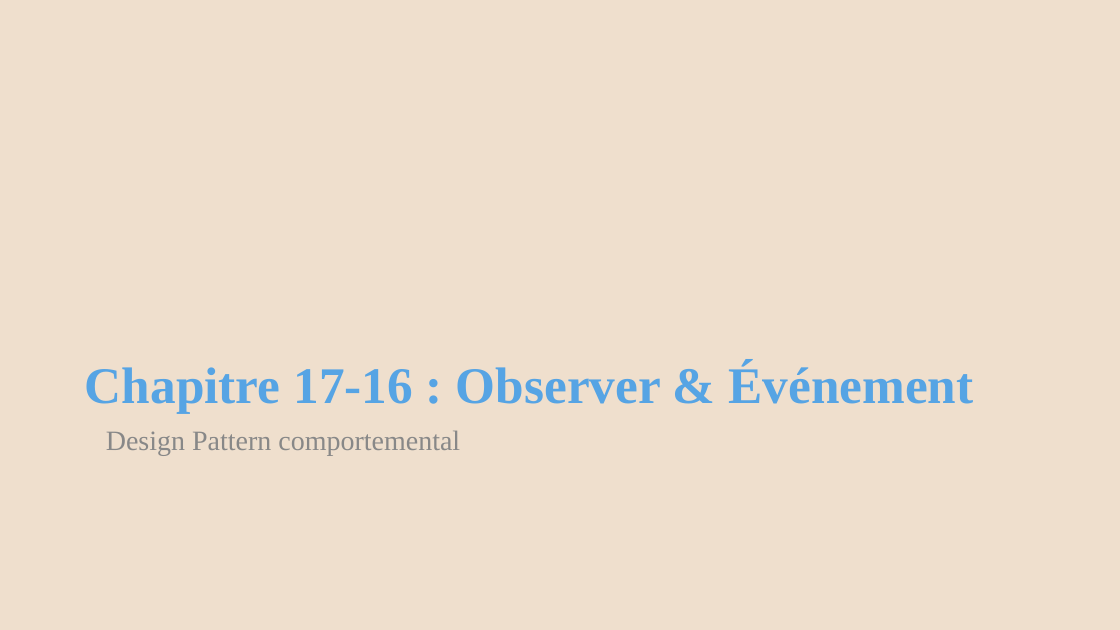
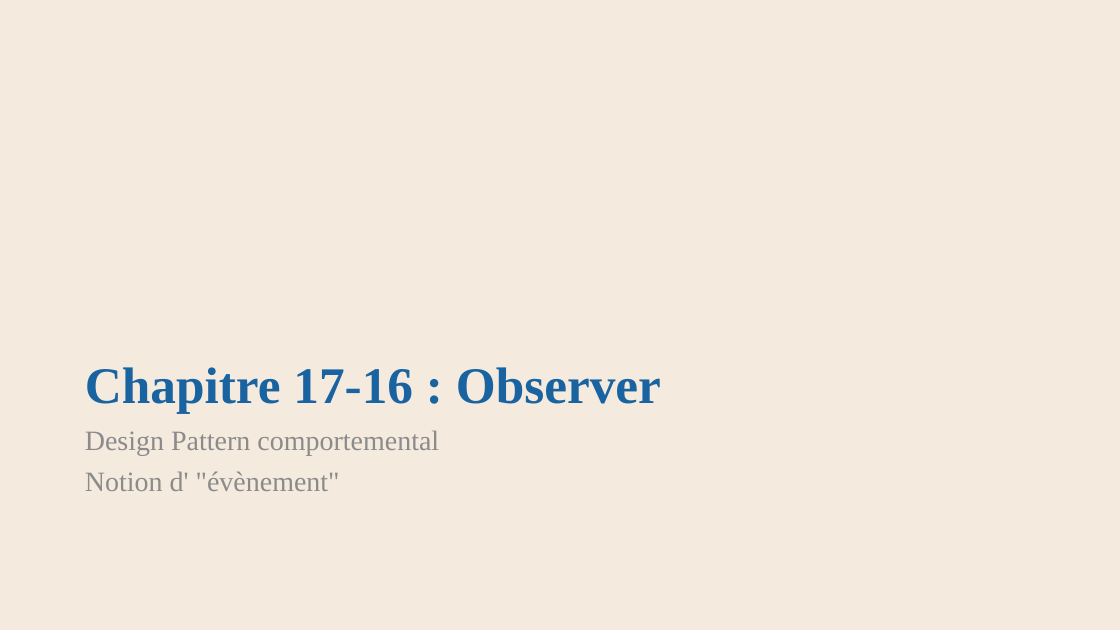
Before and after one commit to AlainWafflard/4IPO3, a slide deck: slide 36 of syllabus/17-POO-design-pattern/17_syllabus.pptx. Drawn at 1120x630 pixels with LibreOffice and Linux fonts; fonts in the diff are those of the drawing; background and template pictures are left out. Boxes give left, top, right and bottom in pixels: in the first picture for what was removed or moved away, otherwise in the second. Text is boxed around its words. In the diff, an @@ line names an element or a change of style, - is before the commit and + after.

```diff
--- a/syllabus/17-POO-design-pattern/17_syllabus.pptx
+++ b/syllabus/17-POO-design-pattern/17_syllabus.pptx
@@ background #EFDFCD to #F5EADE @@
@@ title at (85,367,661,414): text changed; text colour #56A4E4 to #1963A1 @@
-Chapitre 17-16 : Observer & Événement
+Chapitre 17-16 : Observer
@@ text at (85,430,439,455): text colour #888888 to #8C8C8C in "Design Pattern comportemental"; indent changed @@
@@ text at (85,471,340,491): paragraph added @@
+Notion d' "évènement"
```
Also in this commit, not shown: 67 other slides changed, 33 other files.
